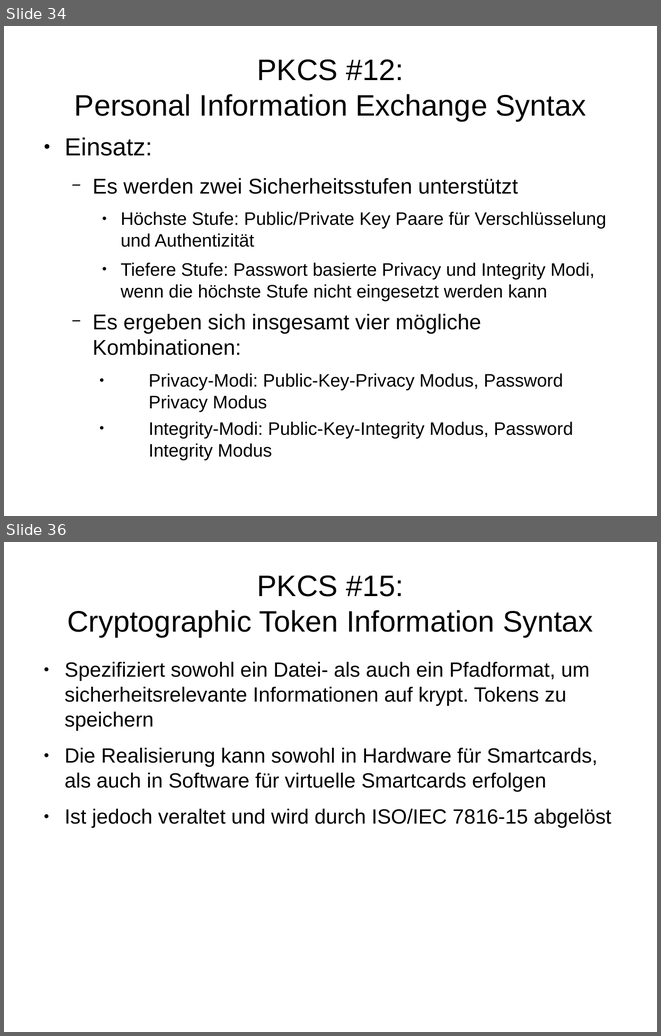
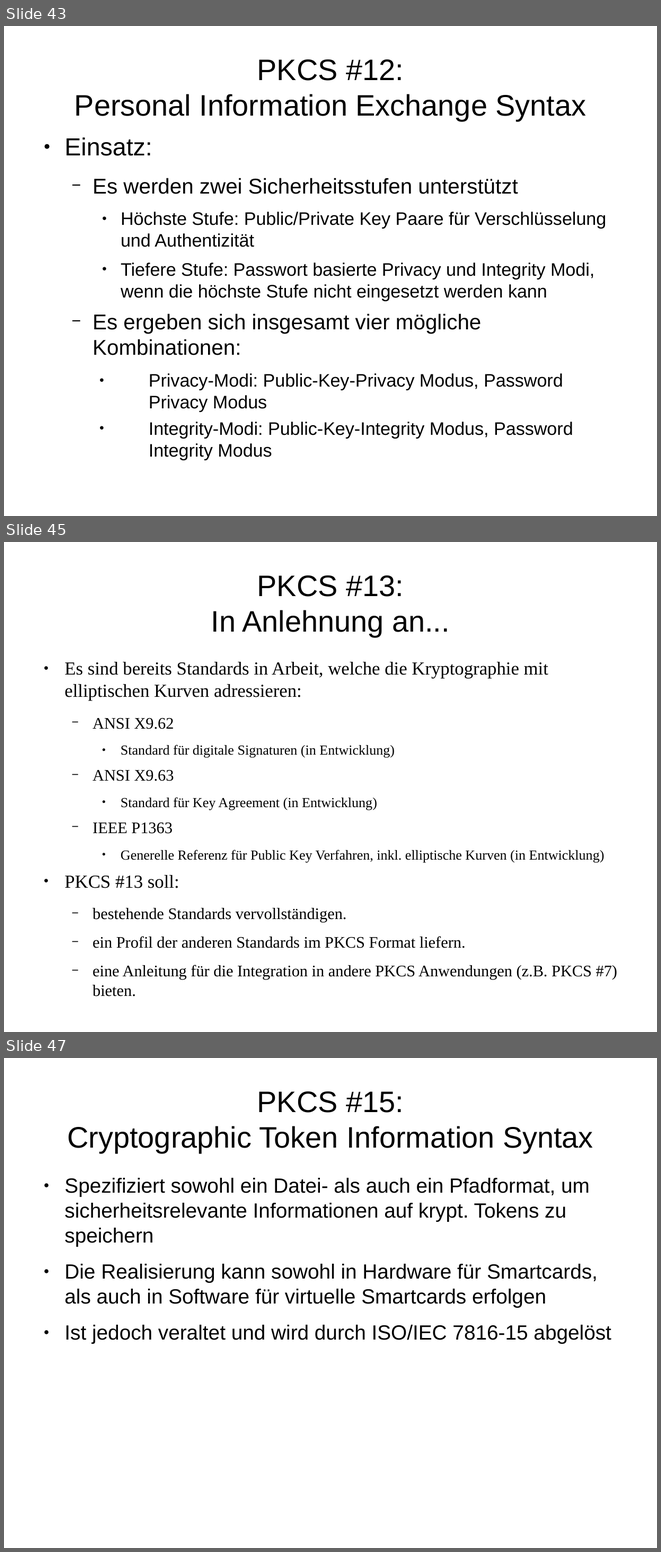
Before and after one commit to FFHS-Inf-2010-students/sa-krypt, a slide deck: pres/praesentation.odp. Shown one above the other, each under a label of ours: slides 34 and 36 before the commit, slides 43, 45 and 47 after it; the slides between them are not shown. The pictures are 661x1036 and 661x1552 pixels, drawn with LibreOffice and Linux fonts; fonts in the diff are those of the drawing. Boxes give left, top, right and bottom in pixels: in the first picture for what was removed or moved away, otherwise in the second. Text is boxed around its words. In the diff, an @@ line names an element or a change of style, - is before the commit and + after.

```diff
--- a/pres/praesentation.odp
+++ b/pres/praesentation.odp
@@ slide 45 added at box(4, 542, 657, 1032), background #FFFFFF @@
@@ title added at box(211, 575, 450, 637), 36 pt, text #000000 @@
+PKCS #13:
+In Anlehnung an...
@@ text added at box(64, 662, 617, 996), 19.6 pt, text #000000 @@
+● Es sind bereits Standards in Arbeit, welche die Kryptographie mit elliptischen Kurven adressieren:
+  − ANSI X9.62
+    ● Standard für digitale Signaturen (in Entwicklung)
+  − ANSI X9.63
+    ● Standard für Key Agreement (in Entwicklung)
+  − IEEE P1363
+    ● Generelle Referenz für Public Key Verfahren, inkl. elliptische Kurven (in Entwicklung)
+● PKCS #13 soll:
+  − bestehende Standards vervollständigen.
+  − ein Profil der anderen Standards im PKCS Format liefern.
+  − eine Anleitung für die Integration in andere PKCS Anwendungen (z.B. PKCS #7) bieten.
@@ what was slide 34 is now slide 43 @@
@@ what was slide 36 is now slide 47 @@
```
Also in this commit, not shown: 3 slides changed, 10 other slides added, 2 other files.
